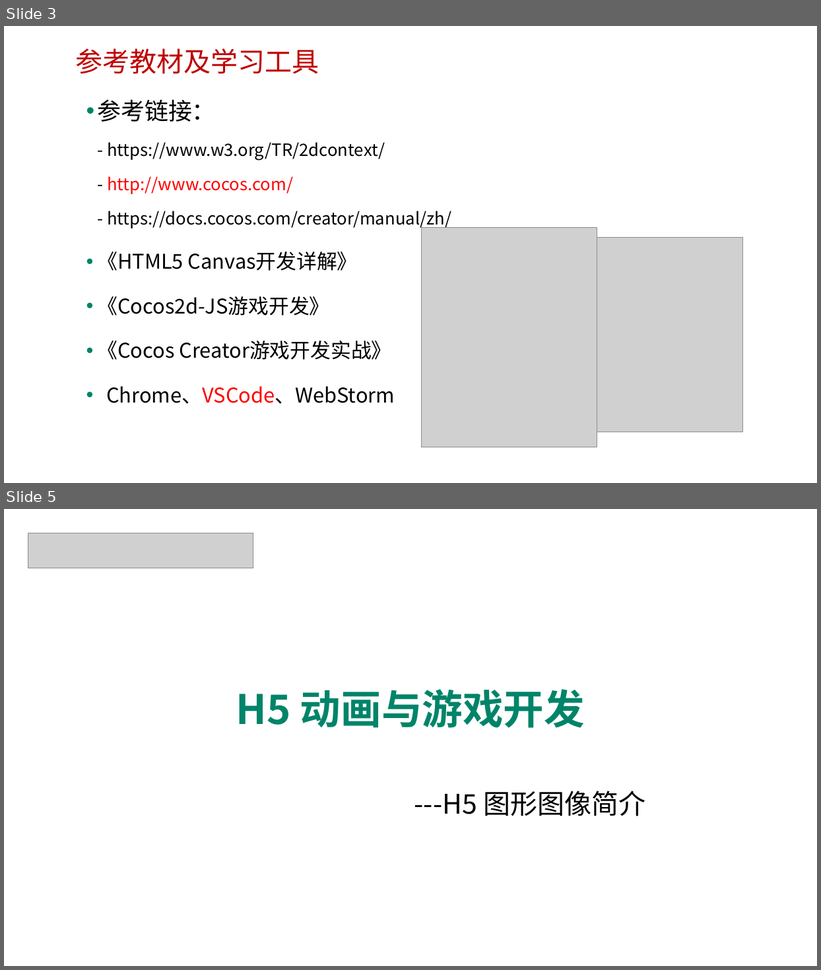
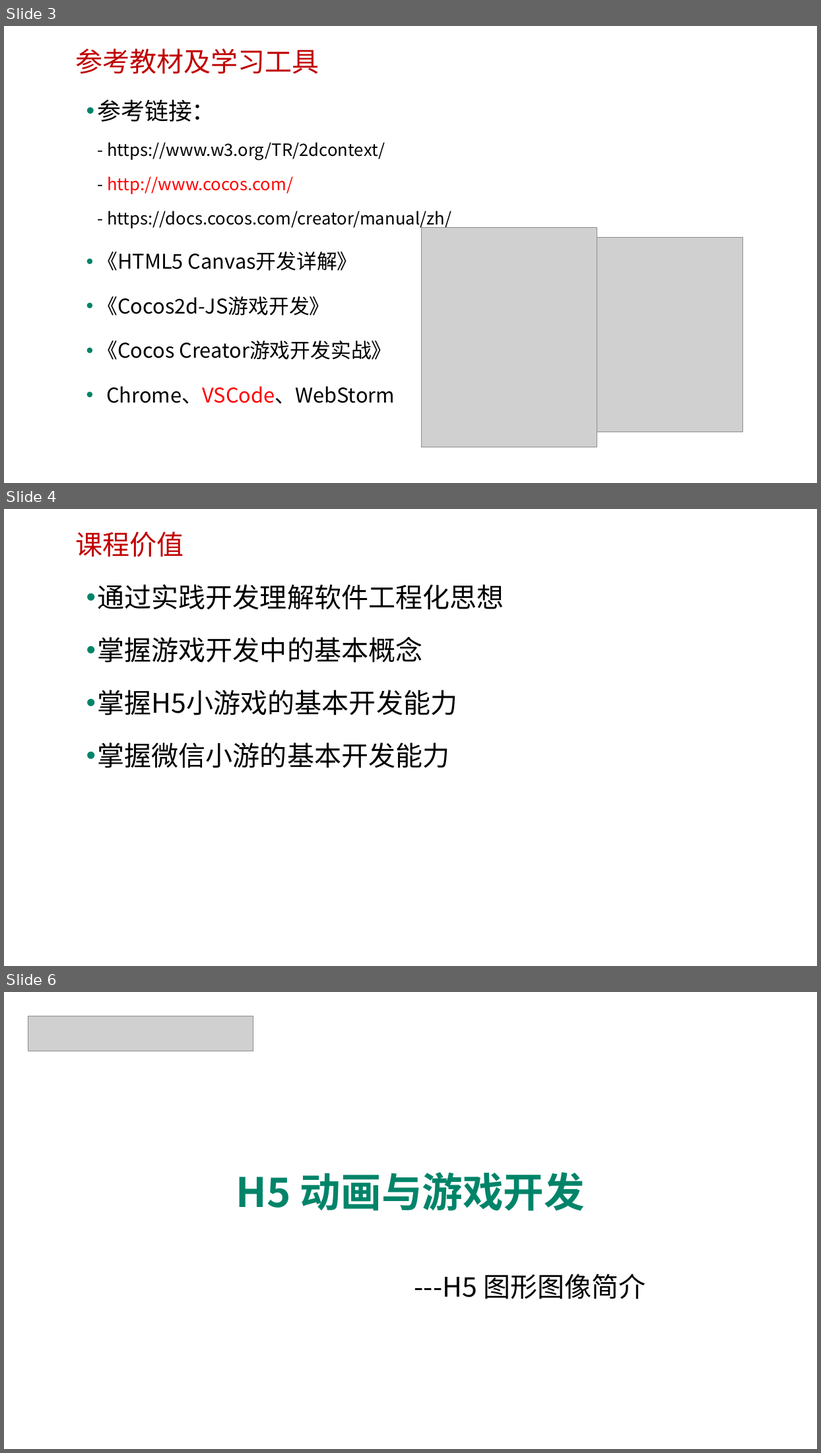
Before and after one commit to edu2act/course-H5-Animation-and-Game-Development, a slide deck: materials/slides/ch01.pptx. Shown one above the other, each under a label of ours: slides 3 and 5 before the commit, slides 3, 4 and 6 after it; the slides between them are not shown. The pictures are 821x970 and 821x1453 pixels, drawn with LibreOffice and Linux fonts; fonts in the diff are those of the drawing; grey boxes stand for pictures; background and template pictures are left out. Boxes give left, top, right and bottom in pixels: in the first picture for what was removed or moved away, otherwise in the second. Text is boxed around its words. In the diff, an @@ line names an element or a change of style, - is before the commit and + after.

```diff
--- a/materials/slides/ch01.pptx
+++ b/materials/slides/ch01.pptx
@@ slide 4 added at [4, 509, 817, 966], background picture (left out) @@
@@ text added at [75, 531, 184, 557], 32 pt, text #C00000 @@
+课程价值
@@ text added at [97, 584, 504, 768], 32 pt, text #000000 @@
+• 通过实践开发理解软件工程化思想
+• 掌握游戏开发中的基本概念
+• 掌握H5小游戏的基本开发能力
+• 掌握微信小游的基本开发能力
@@ what was slide 5 is now slide 6 @@
```
Also in this commit, not shown: 6 slides changed, 1 other file.
